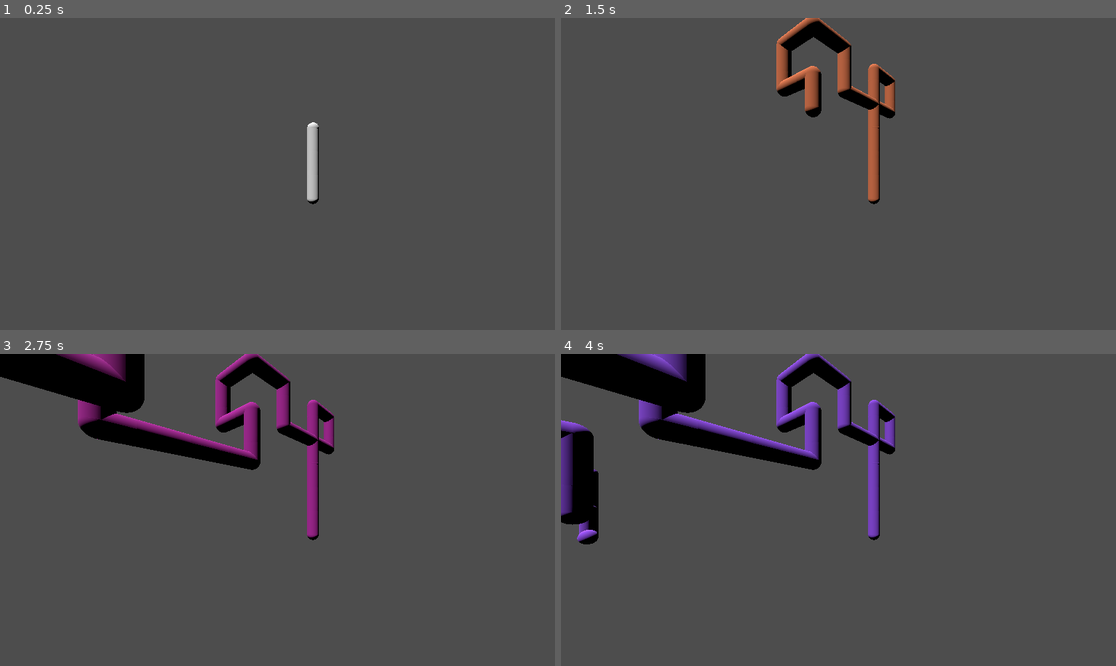
Above: before the commit, frames 1-4 (two rows, left to right).
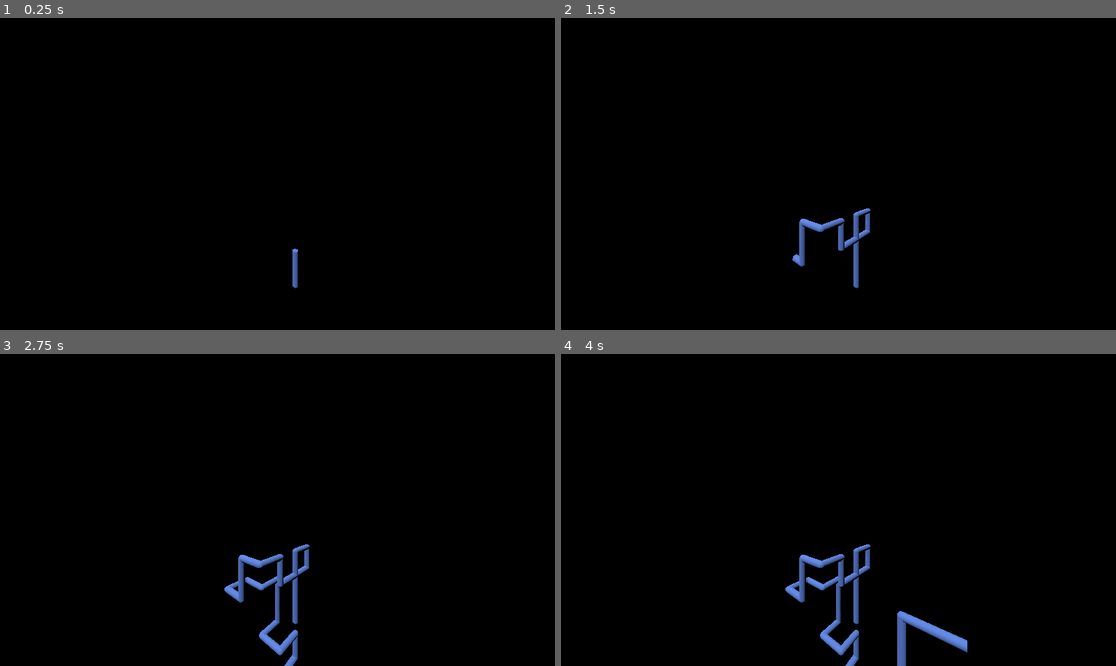
Above: after the commit, the same moments.

Repository: erikslatter/3D-Pipes
Game: Godot game, scene res://World.tscn
Same seed, same stepped clock (60 frames per second), same inputs: the game is played once before the commit and once after it.
Inputs:
- Up to frame 1 (0.25 s): no input
- Up to frame 2 (1.5 s): no input
- Up to frame 3 (2.75 s): no input
- Up to frame 4 (4 s): no input

The runs differ from the first frame. In frame 1, 100% of the frame differs, in the area x 0-100%, y 0-100%; in frame 2, 99%; in frame 3, 94%; in frame 4, 93%.

Commit message:
idk what changed tbh

Diff:
--- a/PipeSpawner.gd
+++ b/PipeSpawner.gd
@@ -24,6 +24,11 @@
 	var instanced_pipe = variantScene.instantiate()
 	add_child(instanced_pipe)
 
+	for child in instanced_pipe.get_children():
+		if child is GeometryInstance3D:
+			print("found GeometryInstance3D in instanced pipe, swapping mat")
+			child.material_override = pipeMaterial
+
 	# Connect pipe inlet to previous pipe outlet (position + rotation)
 	instanced_pipe.global_transform = previousPipe.global_transform * \
 								previousPipe.get_node('PipeOutlet').transform *\
@@ -41,8 +46,12 @@
 		pipeCount += 1
 
 		if (pipeCount > pipeCountToTriggerColorChange):
-			pipeMaterial.set_albedo(Color(randf(),randf(),randf()))
+			print ("SWAPPING PIPE COLORS")
+			var newMat = pipeMaterial.duplicate(true)
+			newMat.albedo_color = (Color(randf(),randf(),randf()))
+			pipeMaterial = newMat
 			pipeCount=0
+
 		$Timer.start()
 		return
 	elif recursions < recursionLimit:
@@ -55,4 +64,8 @@
 
 
 func _on_timer_timeout():
+	#TODO - Separate spawn points for different colored pipes to get screen coverage faster
+	#TODO - Make it run for a certain amount of time before dissolving and restarting, as a complete loop
+	#TODO - Pixelate-to-black dissolve shader for transitions
+	#TODO - Export to Wallpaper Engine and put on Steam Workshop
 	_pipeStep()
--- a/World.tscn
+++ b/World.tscn
@@ -1,8 +1,11 @@
-[gd_scene load_steps=4 format=3 uid="uid://ba6q8v3t68dvp"]
+[gd_scene load_steps=5 format=3 uid="uid://ba6q8v3t68dvp"]
 
 [ext_resource type="Script" path="res://PipeSpawner.gd" id="1_a3up0"]
 [ext_resource type="PackedScene" uid="uid://dfc7dmfnuoe8t" path="res://pipe_segment_a.tscn" id="2_1mt7f"]
 [ext_resource type="Material" uid="uid://bqlhy2hs63vmu" path="res://pipe_mat.tres" id="2_vp406"]
+
+[sub_resource type="Environment" id="Environment_nxued"]
+background_mode = 1
 
 [node name="World" type="Node3D" node_paths=PackedStringArray("previousPipe")]
 script = ExtResource("1_a3up0")
@@ -10,9 +13,10 @@
 pipeVariants = Array[String](["pipe_segment_a.tscn", "pipe_segment_b.tscn", "pipe_segment_c.tscn"])
 worldBounds = Vector3(25, 25, 25)
 pipeMaterial = ExtResource("2_vp406")
-pipeCountToTriggerColorChange = 10
+pipeCountToTriggerColorChange = 75
 
 [node name="PipeSegment A" parent="." instance=ExtResource("2_1mt7f")]
+transform = Transform3D(1, 0, 0, 0, 1, 0, 0, 0, 1, 0, -18, 0)
 
 [node name="Timer" type="Timer" parent="."]
 wait_time = 0.085
@@ -21,6 +25,10 @@
 transform = Transform3D(1, 0, 0, 0, 0.5, 0.866025, 0, -0.866025, 0.5, 0, 10, 0)
 
 [node name="Camera3D" type="Camera3D" parent="."]
-transform = Transform3D(0.756287, 0, 0.65424, 0, 1, 0, -0.65424, 0, 0.756287, 9.14687, 1.075, 15.2382)
+transform = Transform3D(0.756287, 0, 0.65424, 0, 1, 0, -0.65424, 0, 0.756287, 13.5322, 1.075, 20.3076)
+fov = 95.5
+
+[node name="WorldEnvironment" type="WorldEnvironment" parent="."]
+environment = SubResource("Environment_nxued")
 
 [connection signal="timeout" from="Timer" to="." method="_on_timer_timeout"]
--- a/pipe_mat.tres
+++ b/pipe_mat.tres
@@ -1,3 +1,4 @@
 [gd_resource type="StandardMaterial3D" format=3 uid="uid://bqlhy2hs63vmu"]
 
 [resource]
+albedo_color = Color(0.376471, 0.533333, 0.901961, 1)
--- a/pipe_segment_a.tscn
+++ b/pipe_segment_a.tscn
@@ -20,10 +20,12 @@
 [node name="PipeInlet" type="Node3D" parent="."]
 
 [node name="CSGMesh3D2" type="CSGMesh3D" parent="."]
+visible = false
 material_override = ExtResource("2_10oo2")
 mesh = SubResource("SphereMesh_rr1uf")
 
 [node name="CSGMesh3D3" type="CSGMesh3D" parent="."]
 transform = Transform3D(1, 0, 0, 0, 1, 0, 0, 0, 1, -0.000694752, 2, -0.00596321)
+visible = false
 material_override = ExtResource("2_10oo2")
 mesh = SubResource("SphereMesh_rr1uf")
--- a/pipe_segment_b.tscn
+++ b/pipe_segment_b.tscn
@@ -10,31 +10,21 @@
 transform = Transform3D(1, 0, 0, 0, 1, 0, 0, 0, 1, 0, 1, 0)
 
 [node name="CSGMesh3D" type="CSGMesh3D" parent="."]
-transform = Transform3D(1, 0, 0, 0, 0.5, 0, 0, 0, 1, 0, -0.5, 0)
 material_override = ExtResource("2_xwlnu")
 mesh = SubResource("CylinderMesh_pm3r1")
 
 [node name="CSGMesh3D2" type="CSGMesh3D" parent="."]
-transform = Transform3D(-4.37114e-08, 1, 0, -1, -4.37114e-08, 0, 0, 0, 1, 1, 0, 0)
+transform = Transform3D(-4.37114e-08, 1, 0, -1, -4.37114e-08, 0, 0, 0, 1, 1, 1, 0)
 material_override = ExtResource("2_xwlnu")
 mesh = SubResource("CylinderMesh_pm3r1")
 
 [node name="PipeOutlet" type="Node3D" parent="."]
-transform = Transform3D(-4.37114e-08, 1, 0, -1, -4.37114e-08, 0, 0, 0, 1, 2, 0, 0)
+transform = Transform3D(-4.37114e-08, 1, 0, -1, -4.37114e-08, 0, 0, 0, 1, 2, 1, 0)
 
 [node name="PipeInlet" type="Node3D" parent="."]
 transform = Transform3D(1, 0, 0, 0, 1, 0, 0, 0, 1, 0, -1, 0)
 
 [node name="CSGMesh3D3" type="CSGMesh3D" parent="."]
+transform = Transform3D(1, 0, 0, 0, 1, 0, 0, 0, 1, 0, 1, 0)
 material_override = ExtResource("2_xwlnu")
 mesh = SubResource("SphereMesh_svo5l")
-
-[node name="CSGMesh3D4" type="CSGMesh3D" parent="."]
-transform = Transform3D(1, 0, 0, 0, 1, 0, 0, 0, 1, 2, 0, 0)
-material_override = ExtResource("2_xwlnu")
-mesh = SubResource("SphereMesh_svo5l")
-
-[node name="CSGMesh3D5" type="CSGMesh3D" parent="."]
-transform = Transform3D(1, 0, 0, 0, 1, 0, 0, 0, 1, 0, -1, 0)
-material_override = ExtResource("2_xwlnu")
-mesh = SubResource("SphereMesh_svo5l")
--- a/pipe_segment_c.tscn
+++ b/pipe_segment_c.tscn
@@ -43,8 +43,3 @@
 transform = Transform3D(1, 0, 0, 0, 1, 0, 0, 0, 1, 2, -1, 0)
 material_override = ExtResource("2_7l4pt")
 mesh = SubResource("SphereMesh_svo5l")
-
-[node name="CSGMesh3D7" type="CSGMesh3D" parent="."]
-transform = Transform3D(1, 0, 0, 0, 1, 0, 0, 0, 1, 0, -1, 0)
-material_override = ExtResource("2_7l4pt")
-mesh = SubResource("SphereMesh_svo5l")
--- /dev/null
+++ b/pixel_dissolve.gdshader
@@ -0,0 +1,23 @@
+shader_type canvas_item;
+
+uniform vec2 size = vec2(32.0, 28.0);
+uniform sampler2D screen_texture : hint_screen_texture, repeat_disable, filter_nearest;
+
+void fragment() {
+        vec2 norm_size = size * SCREEN_PIXEL_SIZE;
+        bool half = mod(SCREEN_UV.y / 2.0, norm_size.y) / norm_size.y < 0.5;
+        vec2 uv = SCREEN_UV + vec2(norm_size.x * 0.5 * float(half), 0.0);
+        vec2 center_uv = floor(uv / norm_size) * norm_size;
+        vec2 norm_uv = mod(uv, norm_size) / norm_size;
+        center_uv += mix(vec2(0.0, 0.0),
+                         mix(mix(vec2(norm_size.x, -norm_size.y),
+                                 vec2(0.0, -norm_size.y),
+                                 float(norm_uv.x < 0.5)),
+                             mix(vec2(0.0, -norm_size.y),
+                                 vec2(-norm_size.x, -norm_size.y),
+                                 float(norm_uv.x < 0.5)),
+                             float(half)),
+                         float(norm_uv.y < 0.3333333) * float(norm_uv.y / 0.3333333 < (abs(norm_uv.x - 0.5) * 2.0)));
+
+        COLOR = textureLod(screen_texture, center_uv, 0.0);
+}
--- /dev/null
+++ b/pixel_dissolve.tres
@@ -0,0 +1,7 @@
+[gd_resource type="ShaderMaterial" load_steps=2 format=3 uid="uid://ch604u5nnvdol"]
+
+[ext_resource type="Shader" path="res://pixel_dissolve.gdshader" id="1_f8p2y"]
+
+[resource]
+shader = ExtResource("1_f8p2y")
+shader_parameter/size = Vector2(-0.125, 2.5)
--- a/project.godot
+++ b/project.godot
@@ -19,6 +19,10 @@
 
 DebugMenu="*res://addons/debug_menu/debug_menu.tscn"
 
+[display]
+
+window/stretch/scale=0.5
+
 [editor_plugins]
 
 enabled=PackedStringArray("res://addons/debug_menu/plugin.cfg")
